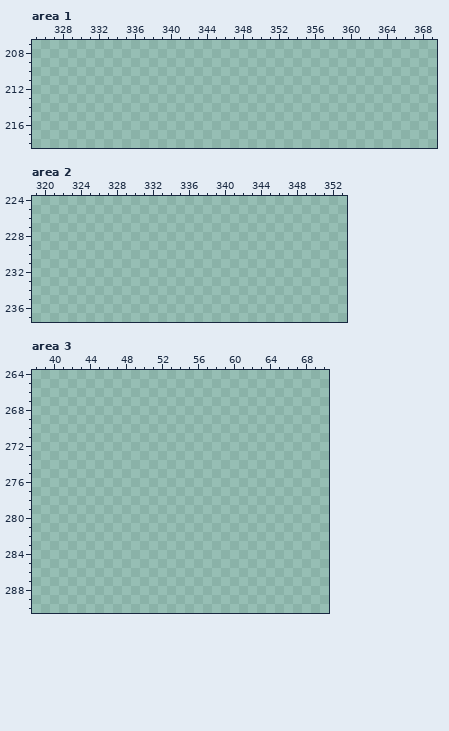
File history of a pixel-art file, assets/sprites/level_idea.aseprite. That is the earlier state.
622x317 pixels, 1 frame. Colours within 5 levels of each other are drawn and written as one. Shown: area 1: x 325..369, y 207..218; area 2: x 319..353, y 224..237; area 3: x 38..70, y 264..290. The commit also changed other parts of the picture, which this record leaves out.
After:
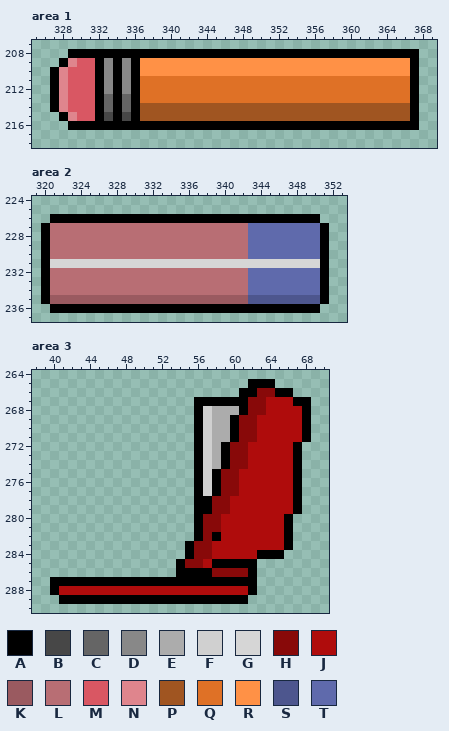
Palette (. is transparent): A #000000  B #474747  C #656565  D #888888  E #acacac  F #d0d0d0  G #d6d6d6  H #880909  J #af0c0c  K #9a5a60  L #b86e74  M #d95763  N #df858d  P #a05521  Q #df7126  R #ff9146  S #4d568e  T #5f6aac
From old to new:
Changed rows in their new state; - is an unchanged pixel.
Area 1, layer "Objects":
first column x 327:
208 --AAAAAAAAAAAAAAAAAAAAAAAAAAAAAAAAAAAAAAA
209 -ANMMADADARRRRRRRRRRRRRRRRRRRRRRRRRRRRRRA
210 ANMMMADADARRRRRRRRRRRRRRRRRRRRRRRRRRRRRRA
211 ANMMMADADAQQQQQQQQQQQQQQQQQQQQQQQQQQQQQQA
212 ANMMMADADAQQQQQQQQQQQQQQQQQQQQQQQQQQQQQQA
213 ANMMMACACAQQQQQQQQQQQQQQQQQQQQQQQQQQQQQQA
214 ANMMMACACAPPPPPPPPPPPPPPPPPPPPPPPPPPPPPPA
215 -ANMMABABAPPPPPPPPPPPPPPPPPPPPPPPPPPPPPPA
216 --AAAAAAAAAAAAAAAAAAAAAAAAAAAAAAAAAAAAAAA
Area 2, layer "Objects":
first column x 320:
226 -AAAAAAAAAAAAAAAAAAAAAAAAAAAAAA-
227 ALLLLLLLLLLLLLLLLLLLLLLTTTTTTTTA
228 ALLLLLLLLLLLLLLLLLLLLLLTTTTTTTTA
229 ALLLLLLLLLLLLLLLLLLLLLLTTTTTTTTA
230 ALLLLLLLLLLLLLLLLLLLLLLTTTTTTTTA
231 AGGGGGGGGGGGGGGGGGGGGGGGGGGGGGGA
232 ALLLLLLLLLLLLLLLLLLLLLLTTTTTTTTA
233 ALLLLLLLLLLLLLLLLLLLLLLTTTTTTTTA
234 ALLLLLLLLLLLLLLLLLLLLLLTTTTTTTTA
235 AKKKKKKKKKKKKKKKKKKKKKKSSSSSSSSA
236 -AAAAAAAAAAAAAAAAAAAAAAAAAAAAAA-
Area 3, layer "Objects":
first column x 40:
265 ----------------------AAA----
266 ---------------------AAHHAA--
267 ----------------AAAAAAHHJJJAA
268 ----------------AFEEEAHHJJJJA
269 ----------------AFEEAHHJJJJJA
270 ----------------AFEEAHHJJJJJA
271 ----------------AFEEAHHJJJJJA
272 ----------------AFEAHHJJJJJA-
273 ----------------AFEAHHJJJJJA-
274 ----------------AFEAHHJJJJJA-
275 ----------------AFAHHJJJJJJA-
276 ----------------AFAHHJJJJJJA-
277 ----------------AFAHHJJJJJJA-
278 ----------------AAHHJJJJJJJA-
279 ----------------AAHHJJJJJJJA-
280 ----------------AHHJJJJJJJA--
281 ----------------AHHJJJJJJJA--
282 ----------------AHAJJJJJJJA--
283 ---------------AHHJJJJJJJJA--
284 ---------------AHHJJJJJAAA---
285 --------------AHHJAAAAA------
286 --------------AAAAHHHHA------
287 AAAAAAAAAAAAAAAAAAAAAAA------
288 AJJJJJJJJJJJJJJJJJJJJJA------
289 -AAAAAAAAAAAAAAAAAAAAA-------
Where, in picture pixels (left, top, right, bottom), the same in both pictures:
added: (50, 49, 419, 130)
added: (41, 214, 329, 313)
added: (50, 379, 311, 604)
